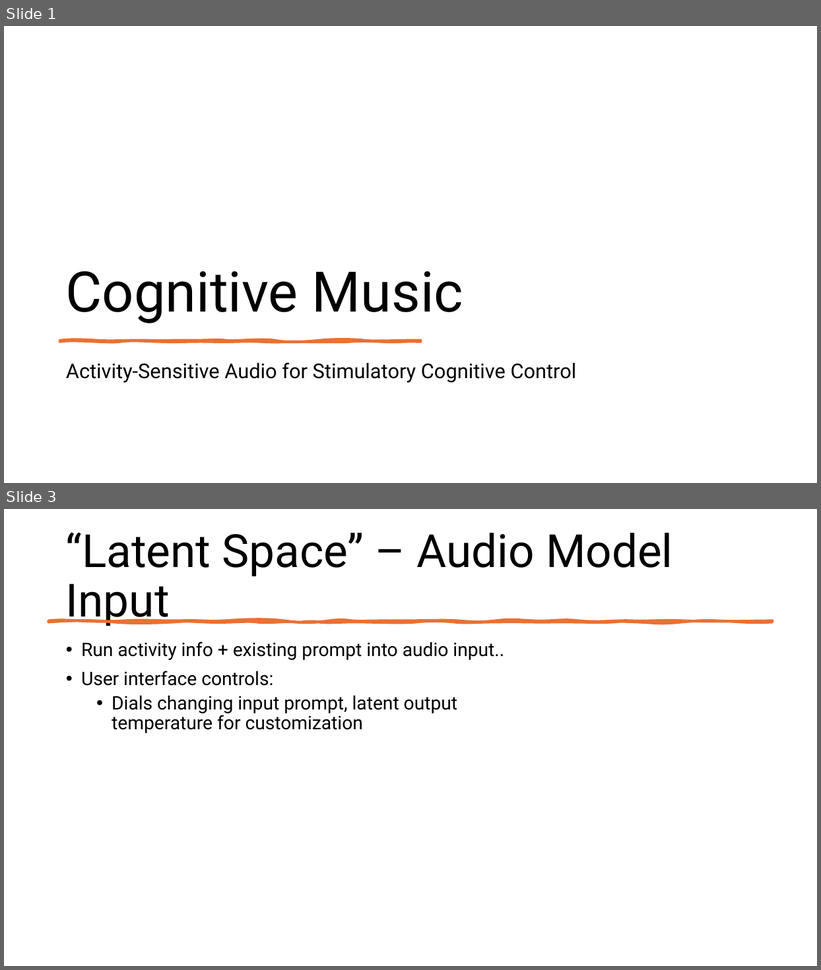
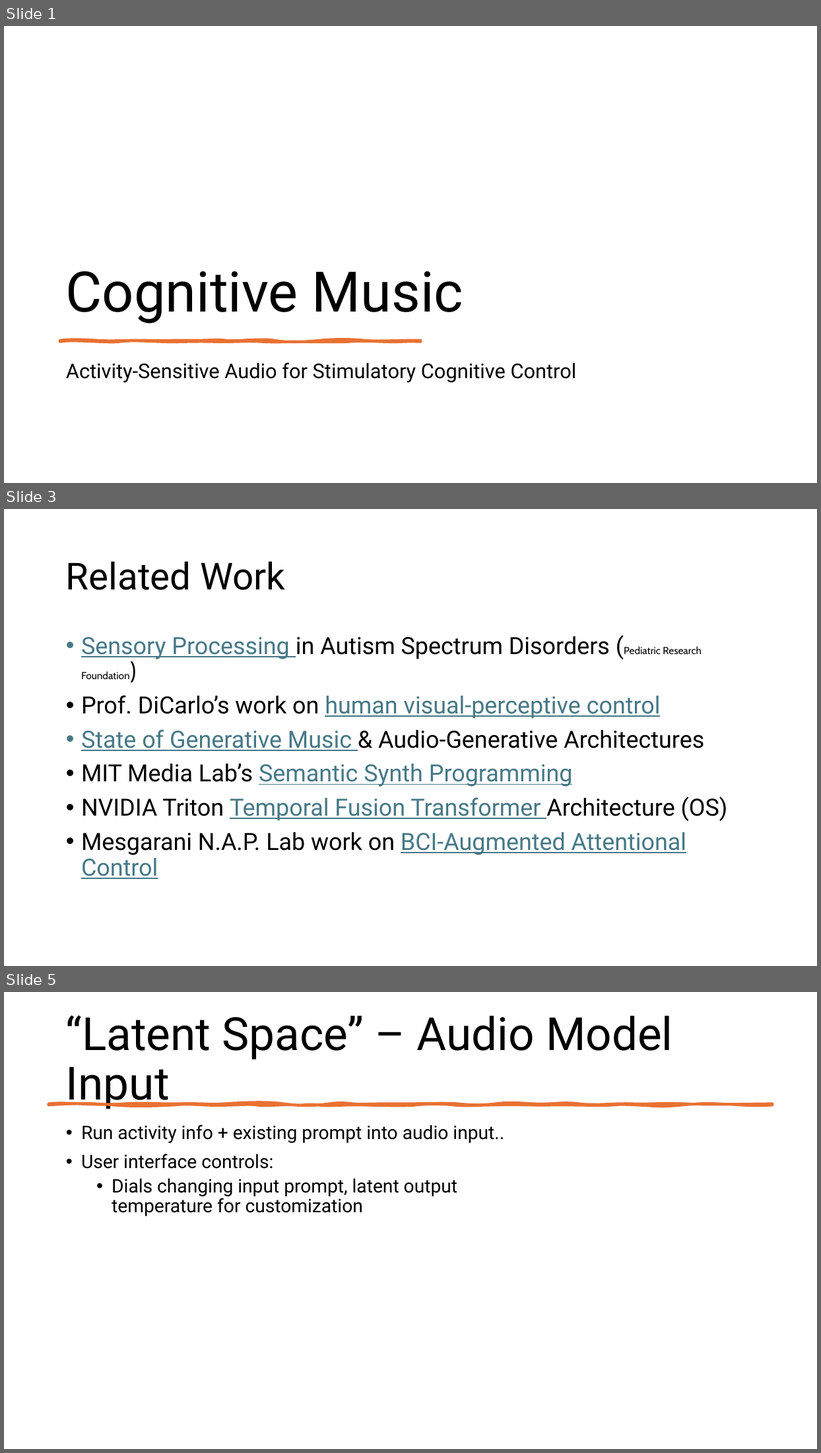
Before and after one commit to liammchugh/Cognitive-Devices, a slide deck: cognitive_music/Cognitive Music.pptx. Shown one above the other, each under a label of ours: slides 1 and 3 before the commit, slides 1, 3 and 5 after it; the slides between them are not shown. The pictures are 821x970 and 821x1453 pixels, drawn with LibreOffice and Linux fonts; fonts in the diff are those of the drawing. Boxes give left, top, right and bottom in pixels: in the first picture for what was removed or moved away, otherwise in the second. Text is boxed around its words. In the diff, an @@ line names an element or a change of style, - is before the commit and + after.

Commit message:
research updates

```diff
--- a/cognitive_music/Cognitive Music.pptx
+++ b/cognitive_music/Cognitive Music.pptx
@@ slide 3 added at (4, 509, 817, 966), background #FFFFFF @@
@@ title added at (66, 561, 285, 590), 44 pt, text #000000 @@
+Related Work
@@ text added at (81, 636, 728, 879), 28 pt, text #000000 @@
+• Sensory Processing in Autism Spectrum Disorders (Pediatric Research Foundation)
+• Prof. DiCarlo’s work on human visual-perceptive control
+• State of Generative Music & Audio-Generative Architectures
+• MIT Media Lab’s Semantic Synth Programming
+• NVIDIA Triton Temporal Fusion Transformer Architecture (OS)
+• Mesgarani N.A.P. Lab work on BCI-Augmented Attentional Control
@@ what was slide 3 is now slide 5 @@
```
Also in this commit, not shown: 1 slide changed, 2 other slides added, 1 slide removed.
